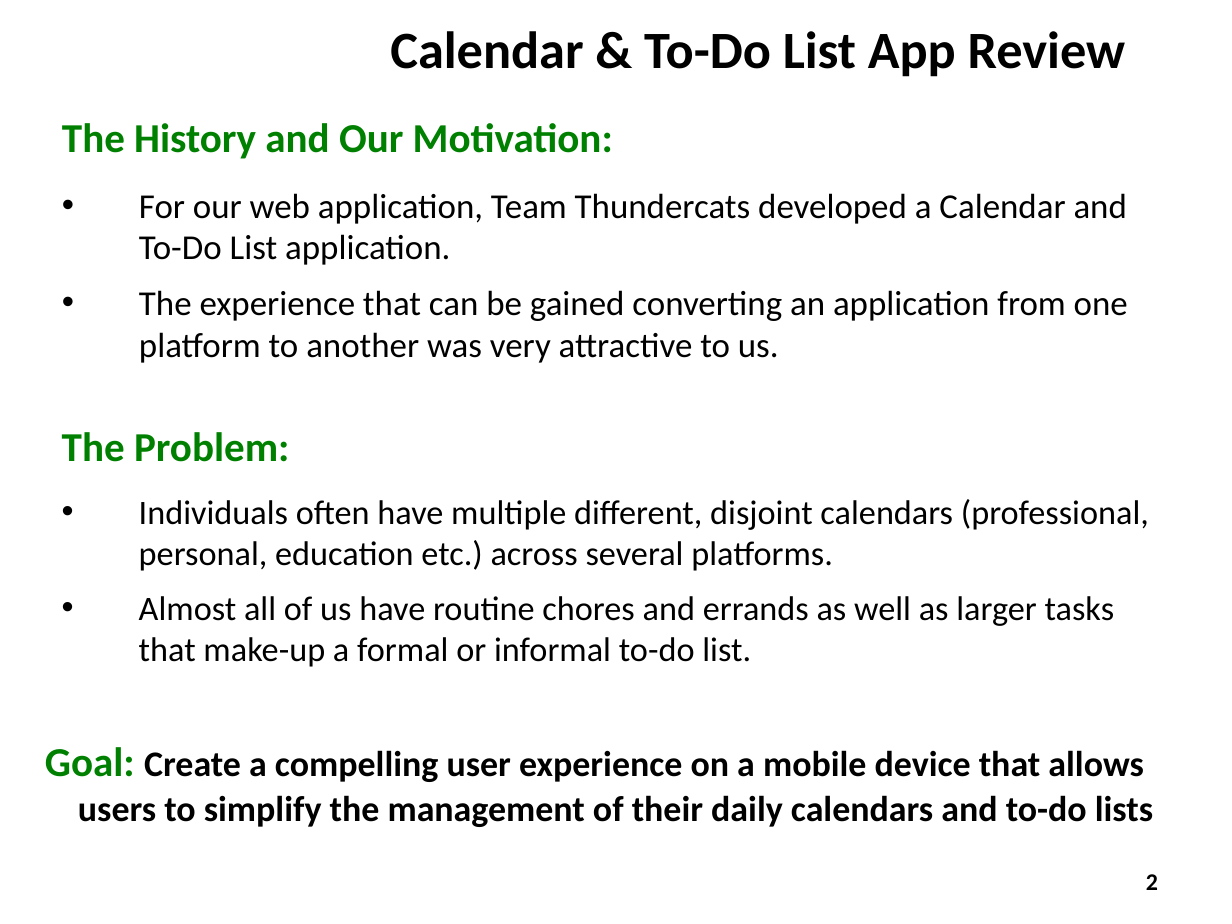
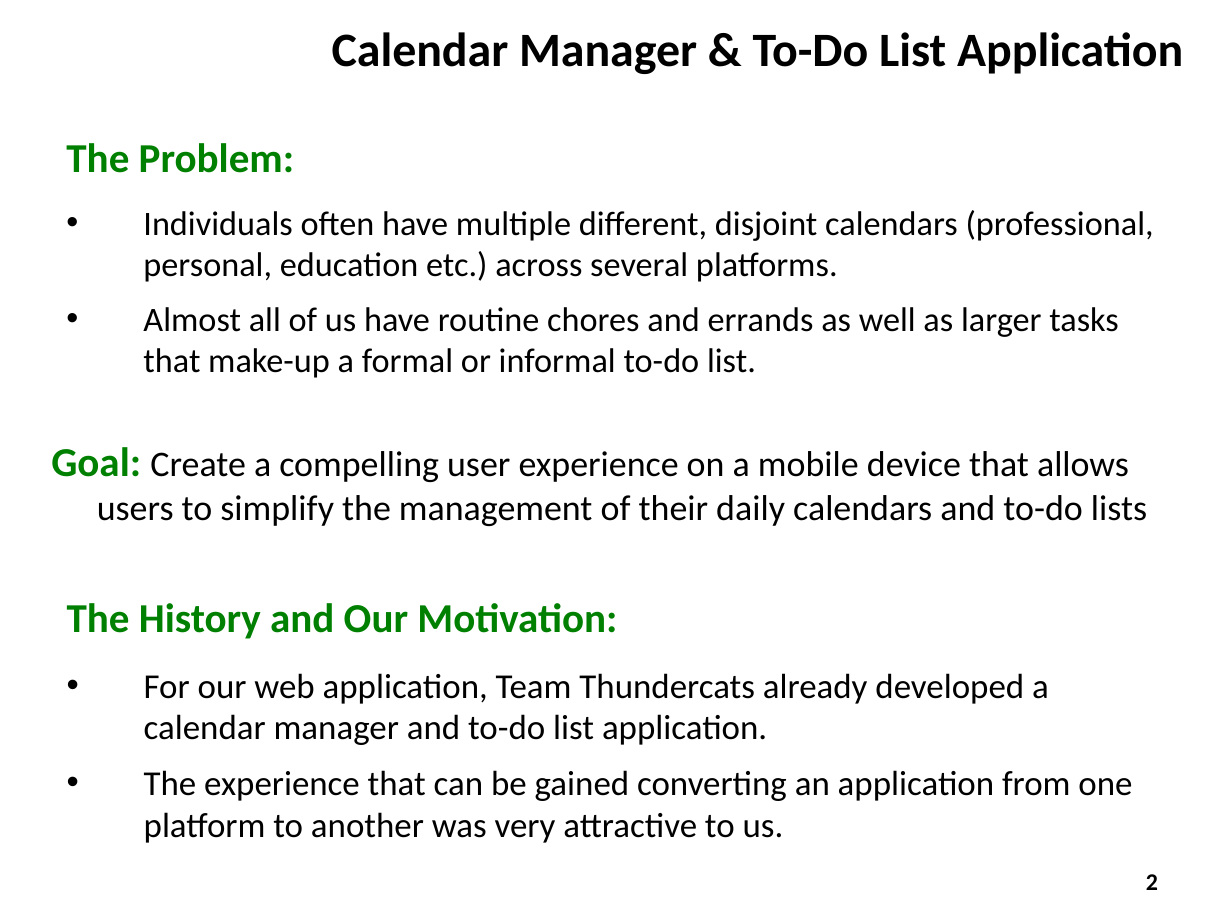
Before and after one commit to ZaydH/CS235, a slide deck: slide 2 of Assignment #4 - iOS Prototype/CS235 - Assignment #4 - Mobile Prototype.pptx. Drawn at 1232x924 pixels with LibreOffice and Linux fonts; fonts in the diff are those of the drawing; background and template pictures are left out. Boxes give left, top, right and bottom in pixels: in the first picture for what was removed or moved away, otherwise in the second. Text is boxed around its words. In the diff, an @@ line names an element or a change of style, - is before the commit and + after.

Commit message:
Finalizing mobile presentation for CS235

```diff
--- a/Assignment #4 - iOS Prototype/CS235 - Assignment #4 - Mobile Prototype.pptx
+++ b/Assignment #4 - iOS Prototype/CS235 - Assignment #4 - Mobile Prototype.pptx
@@ title at (x1=332, y1=32, x2=1183, y2=74): text changed; size 30.6 to 28 pt @@
-Calendar & To-Do List App Review
+Calendar Manager & To-Do List Application
@@ text "The Problem:" moved from (x1=62, y1=432, x2=1149, y2=667) to (x1=66, y1=143, x2=1154, y2=378) @@
@@ text "Goal: Create a compelling user ..." moved from (x1=45, y1=747, x2=1153, y2=827) to (x1=51, y1=447, x2=1147, y2=526) @@
@@ text "Goal: Create a compelling user ..." at (x1=51, y1=447, x2=1147, y2=526): bold off @@
@@ text "The History and Our Motivation:" moved from (x1=62, y1=123, x2=1128, y2=363) to (x1=67, y1=603, x2=1132, y2=843) @@
@@ text at (x1=144, y1=673, x2=1049, y2=745): text changed @@
-• For our web application, Team Thundercats developed a Calendar and To-Do List application.
+• For our web application, Team Thundercats already developed a calendar manager and to-do list application.
```
Also in this commit, not shown: 3 other slides changed.
